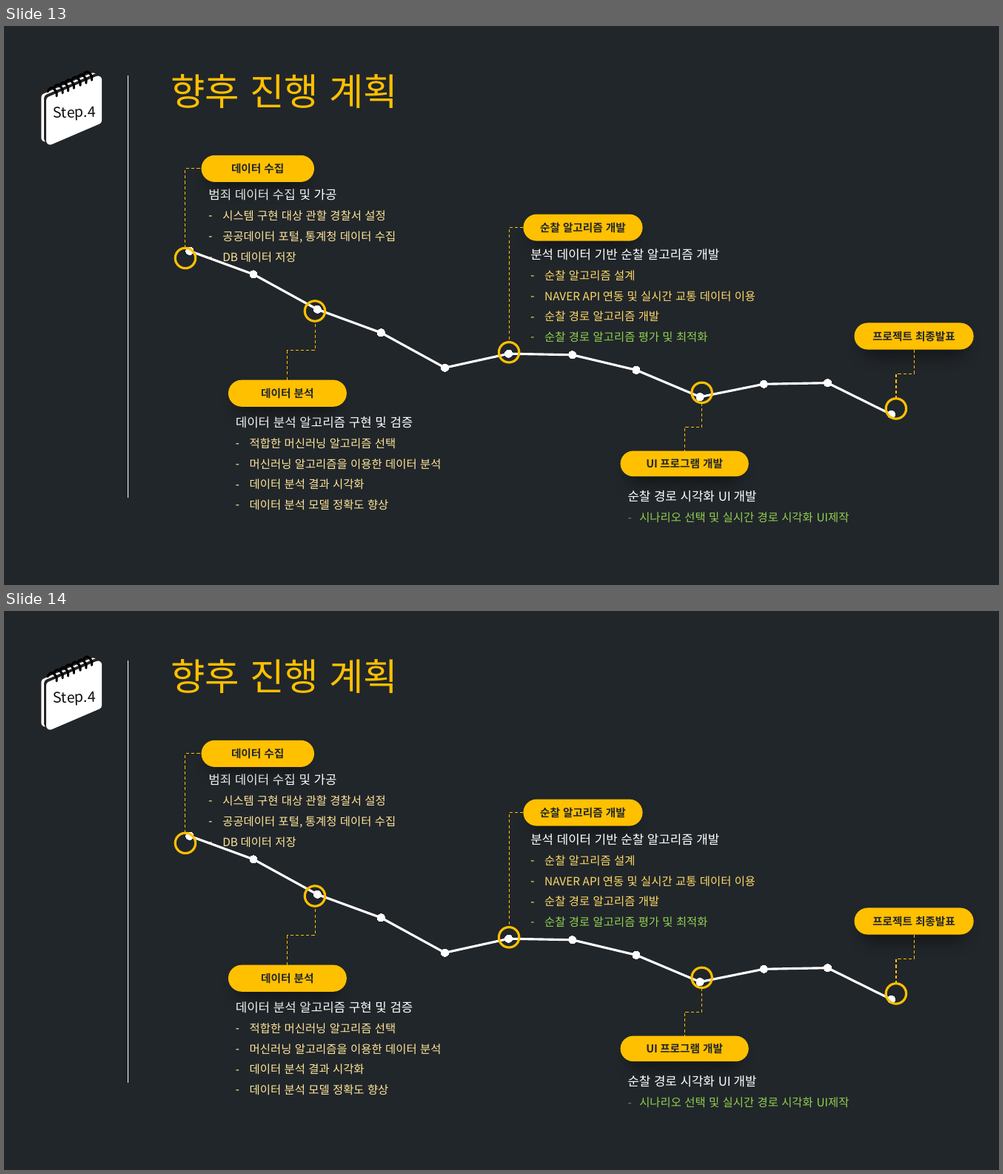
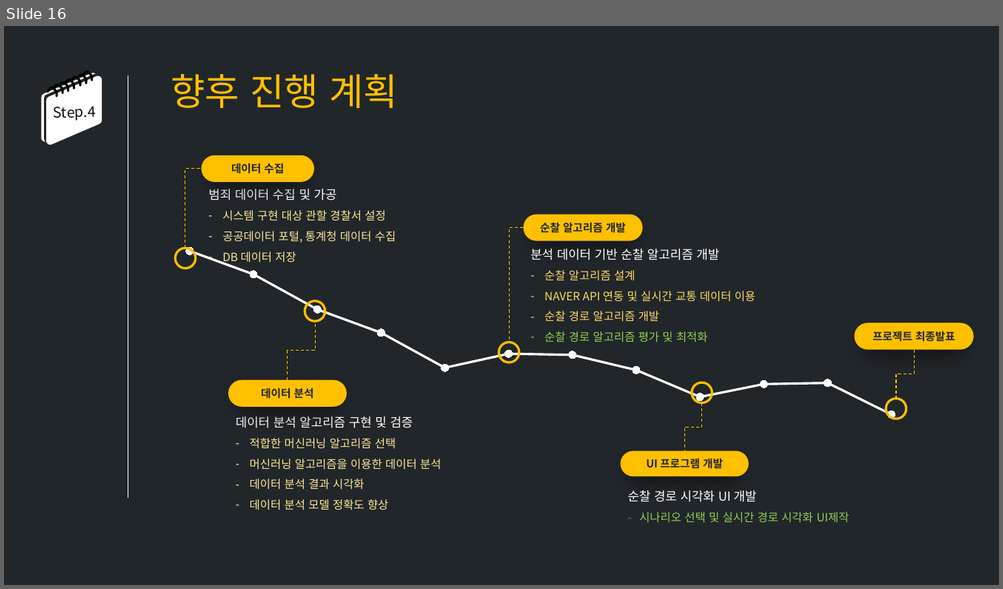
Before and after one commit to ruhz3/crime-predict, a slide deck: 발표/[210526]중간발표_경로알고리즘생성_최종.pptx. Shown one above the other, each under a label of ours: slides 13 and 14 before the commit, slide 16 after it. The pictures are 1003x1174 and 1003x589 pixels, drawn with LibreOffice and Linux fonts; fonts in the diff are those of the drawing. Boxes give left, top, right and bottom in pixels: in the first picture for what was removed or moved away, otherwise in the second. Text is boxed around its words. In the diff, an @@ line names an element or a change of style, - is before the commit and + after.

```diff
--- a/발표/[210526]중간발표_경로알고리즘생성_최종.pptx
+++ b/발표/[210526]중간발표_경로알고리즘생성_최종.pptx
@@ slide 14 removed at (4, 611, 999, 1170), background #21262A @@
@@ group removed at (45, 657, 98, 726): 7 freeform shapes, 2 parallelograms @@
@@ line removed from (128, 661) to (128, 1083) @@
@@ text removed at (170, 659, 398, 693) @@
-향후 진행 계획
@@ text removed at (54, 691, 96, 706) @@
-Step.4
@@ line chart removed at (142, 820, 939, 1015) @@
-categories: 1, 2, 3, 4, 5, 6, 7, 8, 9, 10, 11, 12
-Series 1: 100, 87, 67, 53, 33, 41, 41, 32, 17, 24, 25, 7
@@ group removed at (175, 740, 973, 1108): 5 ellipses, 5 rounded rectangles, 5 elbow lines, 4 texts @@
-범죄 데이터 수집 및 가공
-– 시스템 구현 대상 관할 경찰서 설정
-– 공공데이터 포털, 통계청 데이터 수집
-– DB 데이터 저장
-데이터 수집
-데이터 분석 알고리즘 구현 및 검증
-– 적합한 머신러닝 알고리즘 선택
-– 머신러닝 알고리즘을 이용한 데이터 분석
-– 데이터 분석 결과 시각화
-– 데이터 분석 모델 정확도 향상
-데이터 분석
-순찰 알고리즘 개발
-분석 데이터 기반 순찰 알고리즘 개발
-– 순찰 알고리즘 설계
-– NAVER API 연동 및 실시간 교통 데이터 이용
-– 순찰 경로 알고리즘 개발
-– 순찰 경로 알고리즘 평가 및 최적화
-UI 프로그램 개발
-순찰 경로 시각화 UI 개발
-- 시나리오 선택 및 실시간 경로 시각화 UI제작
-프로젝트 최종발표
@@ what was slide 13 is now slide 16 @@
```
Also in this commit, not shown: 6 slides changed, 4 slides added.
